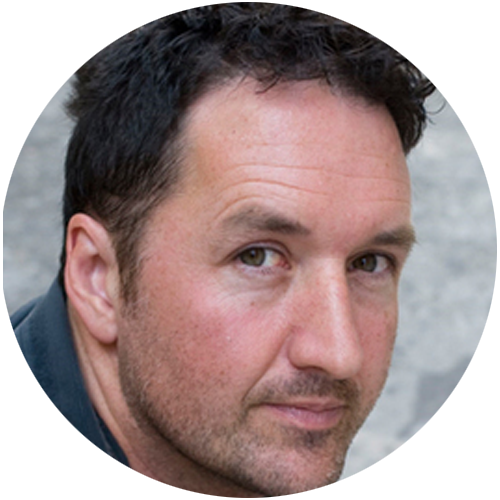
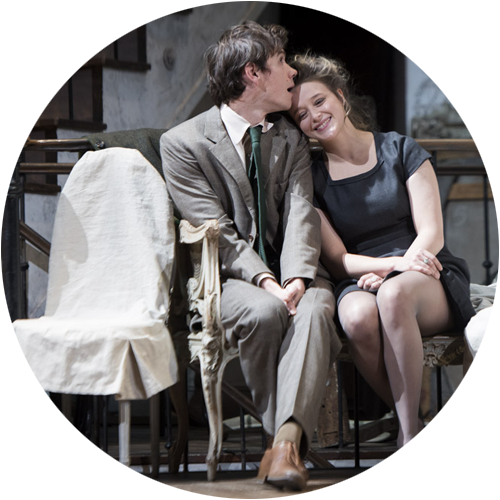
Layer changes from the first 500×500 image to the second:
added layer "Calque 2" above "le_misanthrope_reprise_129" over left=1, top=1, right=499, bottom=499
hid "Calque 1" over left=3, top=2, right=497, bottom=498
